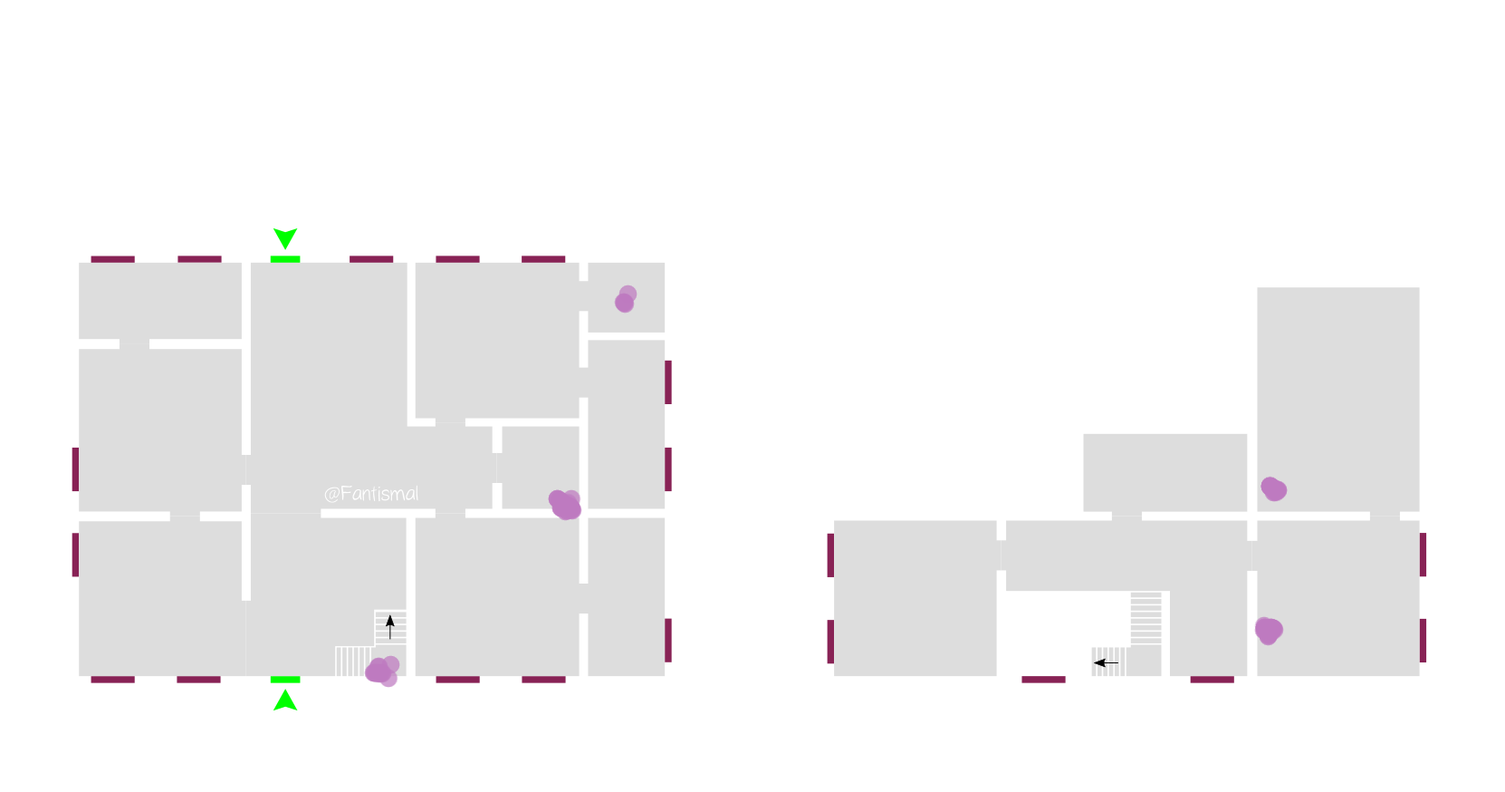
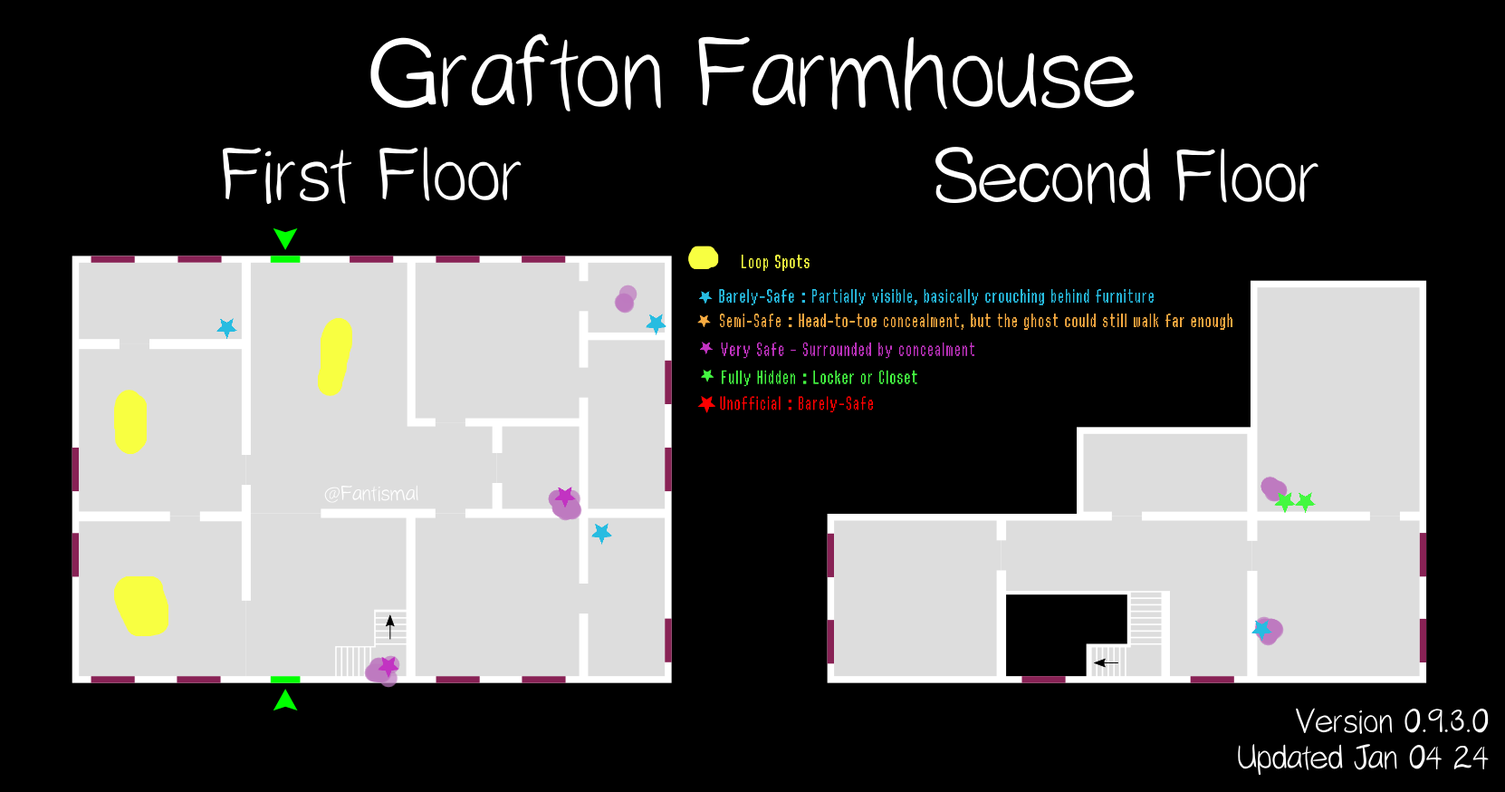
Before/after of a w=1505, h=792 layered artwork. What changed in the layer stack:
added layer "Pasted Layer" above "Safe_Spots_New" over [688, 245, 1233, 413]
added layer "Safe_Spots_New" above "Safe Spots" over [114, 313, 1316, 678]
added layer "BG" over [0, 0, 1505, 792]
